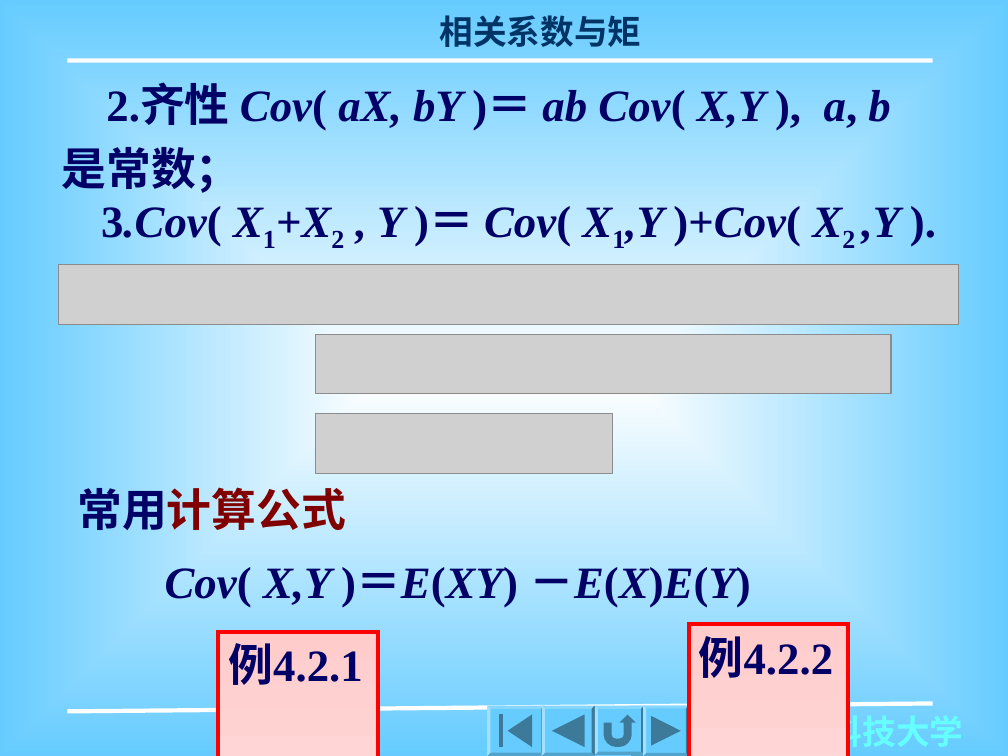
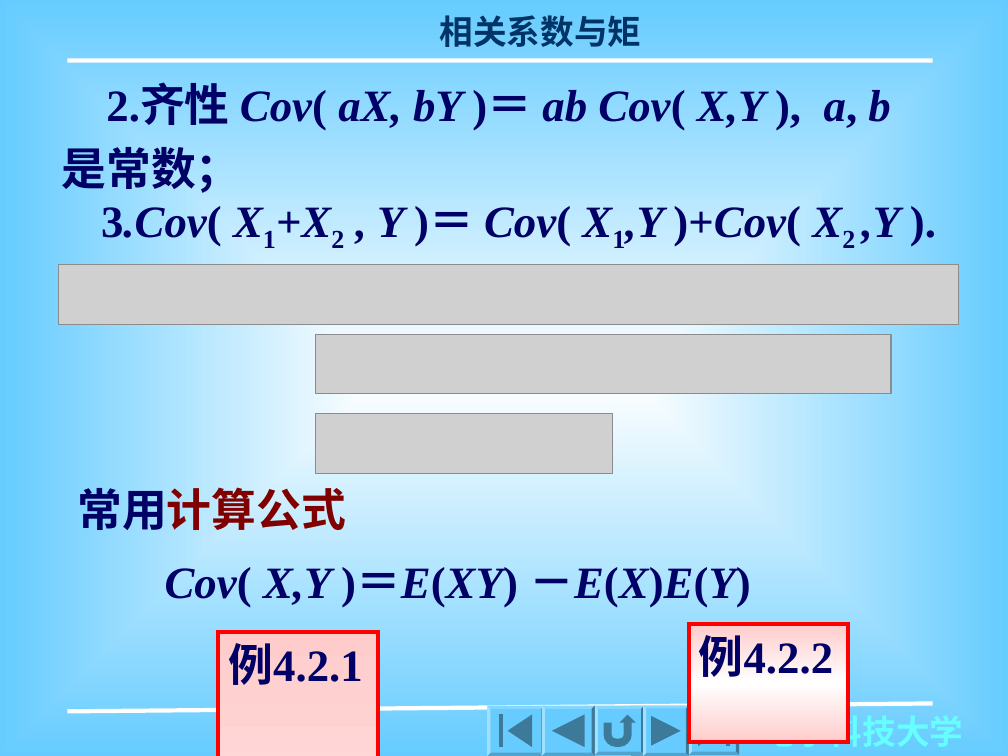
Before and after one commit to zilong7728/lzh_Learning-materials, a slide deck: slide 3 of 概率论、随机数学与数理统计/中文/课件/C4_2.PPT. Drawn at 1008x756 pixels with LibreOffice and Linux fonts; fonts in the diff are those of the drawing; grey boxes stand for pictures. Boxes give left, top, right and bottom in pixels: in the first picture for what was removed or moved away, otherwise in the second. Text is boxed around its words. In the diff, an @@ line names an element or a change of style, - is before the commit and + after.

```diff
--- a/概率论、随机数学与数理统计/中文/课件/C4_2.PPT
+++ b/概率论、随机数学与数理统计/中文/课件/C4_2.PPT
@@ rectangle "例4.2.2": place and size @@
-rectangle "例4.2.2" at (688, 624, 848, 756)
+rectangle "例4.2.2" at (688, 624, 848, 742)
```
Also in this commit, not shown: 7 other files.
